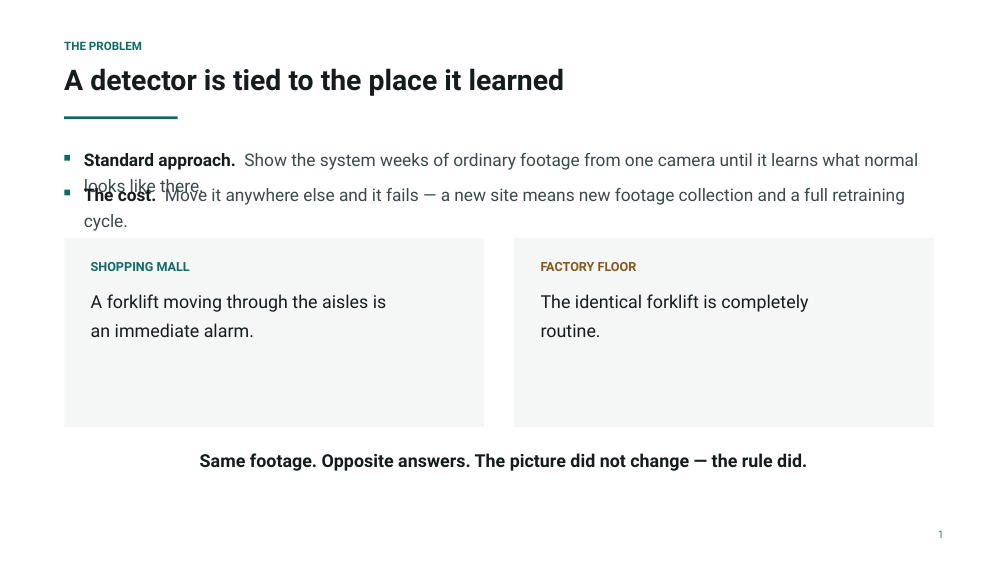
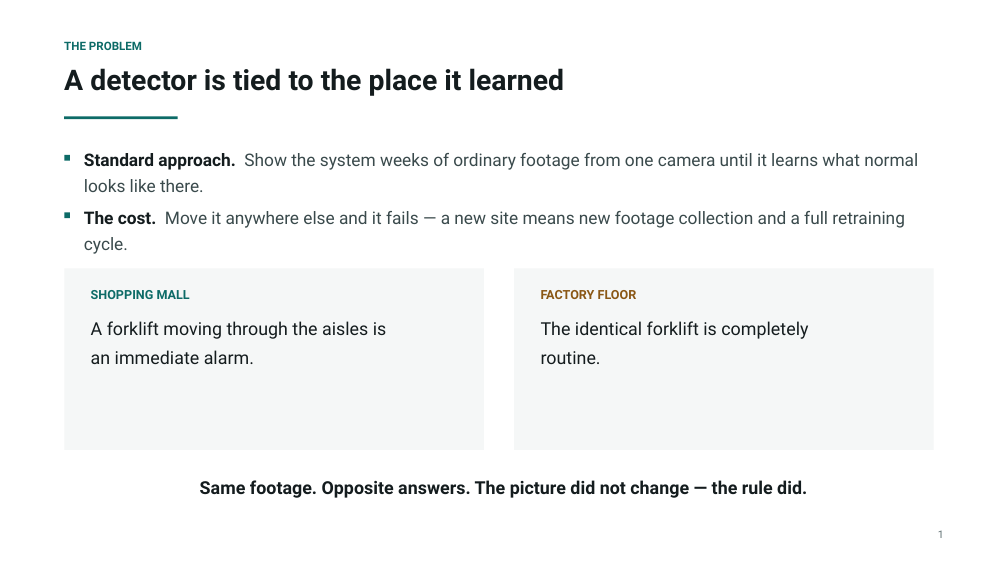
Before and after one commit to prakash-nitc/multimodal-anomaly-detection, a slide deck: slide 2 of docs/06_presentations/DA-ZVAD_Phase2_Review.pptx. Drawn at 1008x567 pixels with LibreOffice and Linux fonts; fonts in the diff are those of the drawing. Boxes give left, top, right and bottom in pixels: in the first picture for what was removed or moved away, otherwise in the second. Text is boxed around its words. In the diff, an @@ line names an element or a change of style, - is before the commit and + after.

```diff
--- a/docs/06_presentations/DA-ZVAD_Phase2_Review.pptx
+++ b/docs/06_presentations/DA-ZVAD_Phase2_Review.pptx
@@ rectangle moved from (x1=64, y1=190, x2=70, y2=195) to (x1=64, y1=212, x2=70, y2=218) @@
@@ rectangle resized from (x1=64, y1=238, x2=484, y2=427) to (x1=64, y1=268, x2=484, y2=450) @@
@@ rectangle resized from (x1=514, y1=238, x2=934, y2=427) to (x1=514, y1=268, x2=934, y2=450) @@
@@ text "SHOPPING MALL" moved from (x1=91, y1=262, x2=190, y2=271) to (x1=91, y1=290, x2=190, y2=299) @@
@@ text "FACTORY FLOOR" moved from (x1=541, y1=262, x2=637, y2=271) to (x1=541, y1=290, x2=637, y2=299) @@
@@ 4 texts moved together from (x1=84, y1=186, x2=905, y2=471) to (x1=84, y1=211, x2=905, y2=498) @@
```
Also in this commit, not shown: 13 other slides changed, 8 slides added, 5 other files.
